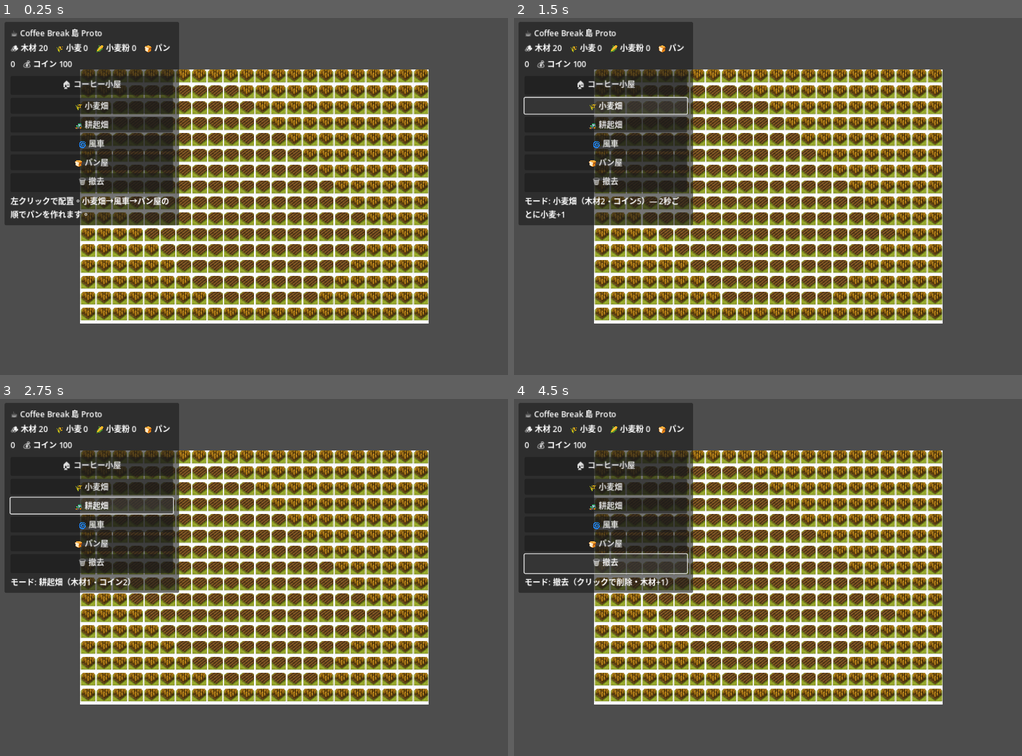
Above: before the commit, frames 1-4 (two rows, left to right).
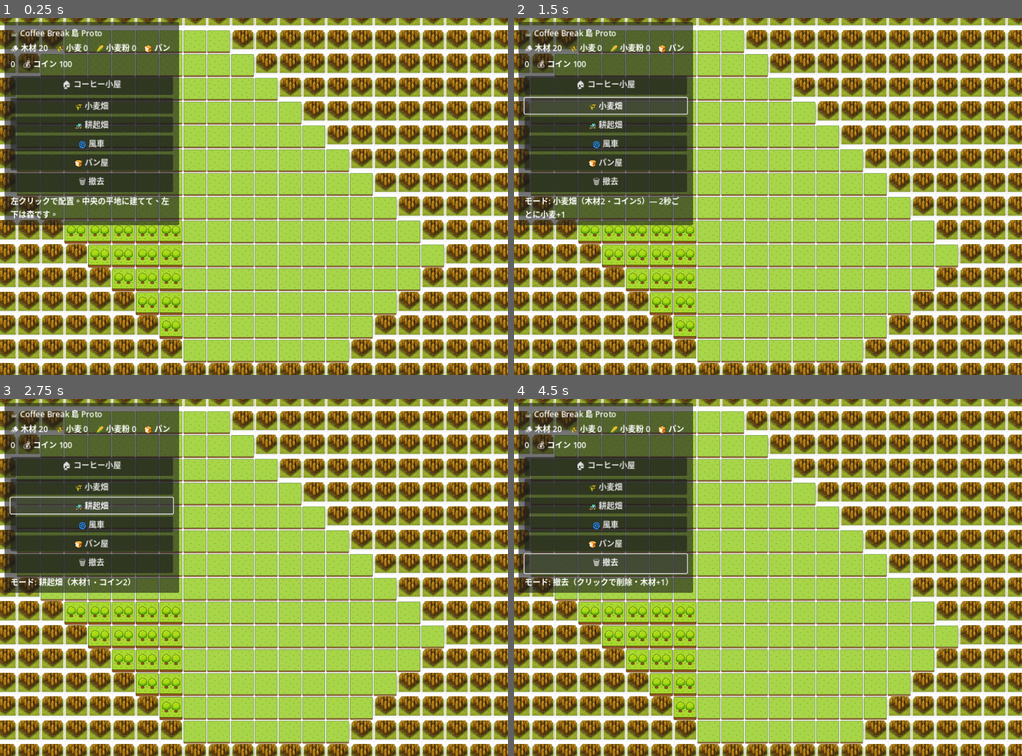
Above: after the commit, the same moments.

Repository: tarosiba/coffee-break
Game: Godot game, scene res://scenes/main.tscn
Same seed, same stepped clock (60 frames per second), same inputs: the game is played once before the commit and once after it.
Inputs:
- Up to frame 1 (0.25 s): no input
- Up to frame 2 (1.5 s): click "🏠 コーヒー小屋" at 0.5 s; click "🌾 小麦畑" at 1.25 s
- Up to frame 3 (2.75 s): click "🚜 耕起畑" at 2 s
- Up to frame 4 (4.5 s): click "🌀 風車" at 2.75 s; click "🍞 パン屋" at 3.5 s; click "🗑 撤去" at 4.25 s

The runs differ from the first frame. In frame 1, 89% of the frame differs, in the area x 0-100%, y 0-100%; in frame 2, 88%; in frame 3, 89%; in frame 4, 89%.

Commit message:
feat(anno_proto): シンプル平地・森チップと見やすい島レイアウト
- イラスト風の平地(terrain-grass-plain)・森(terrain-forest)を48pxで追加
- 左下を森、中央を平地に配置。森には建物を置けない
- タイルサイズを48pxに拡大して視認性を改善

Co-authored-by: tarosiba <tarosiba@users.noreply.github.com>

Diff:
--- a/anno_proto/scenes/main.tscn
+++ b/anno_proto/scenes/main.tscn
@@ -10,7 +10,7 @@
 [node name="BuildingLayer" type="Node2D" parent="."]
 
 [node name="Camera2D" type="Camera2D" parent="."]
-position = Vector2(352, 256)
+position = Vector2(528, 384)
 
 [node name="ProductionTimer" type="Timer" parent="."]
 wait_time = 2.0
@@ -59,7 +59,7 @@
 text = "🗑 撤去"
 
 [node name="HintLabel" type="Label" parent="UI/Panel/MarginContainer/VBox"]
-text = "左クリックで配置。小麦畑→風車→パン屋の順でパンを作れます。"
+text = "左クリックで配置。中央の平地に建てて、左下は森です。"
 autowrap_mode = 2
 
 [connection signal="pressed" from="UI/Panel/MarginContainer/VBox/BtnHouse" to="." method="_on_house_pressed"]
--- a/anno_proto/scripts/main.gd
+++ b/anno_proto/scripts/main.gd
@@ -3,7 +3,7 @@
 ## 創世紀1602風 島開発プロトタイプ — メインシーン
 ## グリッド配置・資源・生産チェーン（小麦→小麦粉→パン）
 
-const TILE_SIZE := 32
+const TILE_SIZE := 48
 const GRID_W := 22
 const GRID_H := 16
 const CHIP_PATH := "res://assets/sprites/mapchips/"
@@ -52,6 +52,8 @@
 func _load_textures() -> void:
 	var names: Array[String] = [
 		"terrain-grass",
+		"terrain-grass-plain",
+		"terrain-forest",
 		"terrain-water",
 		"terrain-dirt-path",
 		"house-red-roof",
@@ -74,8 +76,24 @@
 	for y in range(GRID_H):
 		for x in range(GRID_W):
 			var grid := Vector2i(x, y)
-			var chip: String = "terrain-water" if not _is_land(grid) else "terrain-grass"
-			_spawn_tile(terrain_layer, grid, chip)
+			_spawn_tile(terrain_layer, grid, _terrain_chip(grid))
+
+
+func _terrain_chip(grid: Vector2i) -> String:
+	if not _is_land(grid):
+		return "terrain-water"
+	if _is_forest(grid):
+		return "terrain-forest"
+	return "terrain-grass-plain"
+
+
+func _is_forest(grid: Vector2i) -> bool:
+	# 島の左下エリアを森に（平地は中央〜右上）
+	return grid.x <= 7 and grid.y >= 9
+
+
+func _can_build_on(grid: Vector2i) -> bool:
+	return _is_land(grid) and not _is_forest(grid)
 
 
 func _is_land(grid: Vector2i) -> bool:
@@ -99,7 +117,15 @@
 	sprite.texture = textures[chip_name]
 	sprite.position = Vector2(grid.x * TILE_SIZE, grid.y * TILE_SIZE)
 	sprite.centered = false
+	_apply_tile_scale(sprite)
 	parent.add_child(sprite)
+
+
+func _apply_tile_scale(sprite: Sprite2D) -> void:
+	var tex_size: Vector2 = sprite.texture.get_size()
+	if tex_size.x > 0 and tex_size.x != TILE_SIZE:
+		var scale_factor: float = float(TILE_SIZE) / tex_size.x
+		sprite.scale = Vector2(scale_factor, scale_factor)
 
 
 func _unhandled_input(event: InputEvent) -> void:
@@ -120,6 +146,9 @@
 func _place_at(grid: Vector2i) -> void:
 	if not _is_land(grid):
 		hint_label.text = "ここは海です 🌊"
+		return
+	if not _can_build_on(grid):
+		hint_label.text = "森の中には建てられません 🌲"
 		return
 	if cells.has(grid):
 		hint_label.text = "すでに建物があります"
@@ -150,6 +179,7 @@
 	sprite.texture = textures[chip]
 	sprite.position = Vector2(grid.x * TILE_SIZE, grid.y * TILE_SIZE)
 	sprite.centered = false
+	_apply_tile_scale(sprite)
 	building_layer.add_child(sprite)
 	cells[grid] = { "kind": kind, "sprite": sprite }
 	hint_label.text = "配置しました ✓"
Binary file added: anno_proto/assets/sprites/mapchips/terrain-forest.png
Binary file added: anno_proto/assets/sprites/mapchips/terrain-grass-plain.png
Not shown, changed: anno_proto/HANDOFF.md
Not shown, added: public/images/godot-mapchips/tiles-128/terrain-forest.png
Not shown, added: public/images/godot-mapchips/tiles-128/terrain-grass-plain.png
Not shown, added: public/images/godot-mapchips/tiles-32/terrain-forest.png
Not shown, added: public/images/godot-mapchips/tiles-32/terrain-grass-plain.png
